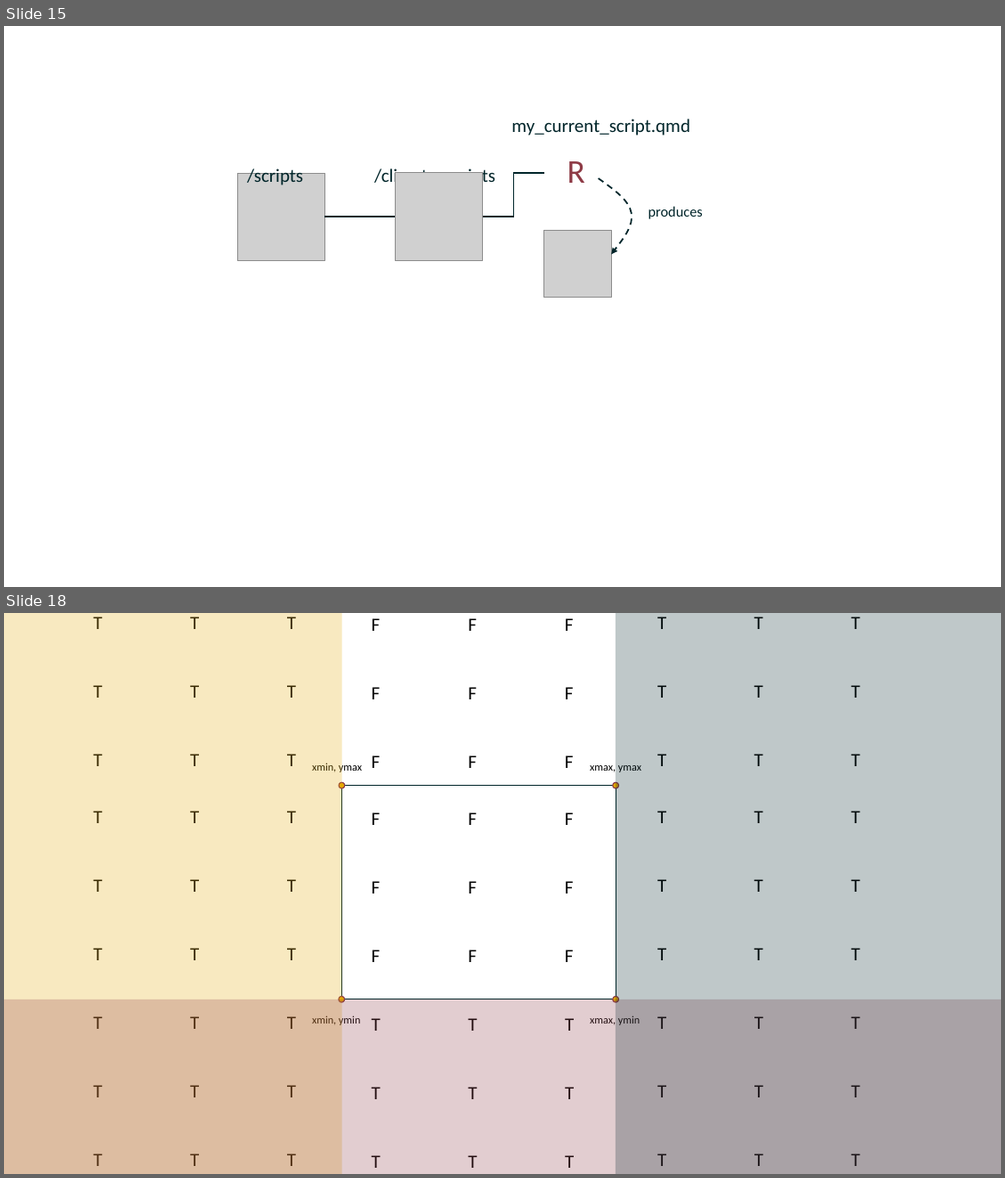
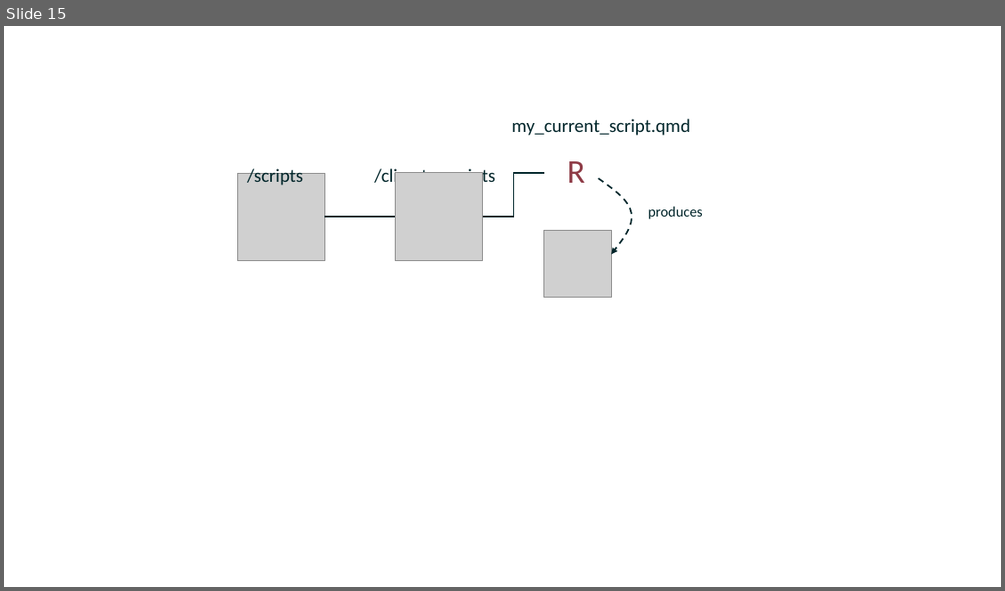
Before and after one commit to add-am/website, a slide deck: images/listing_images.pptx. Shown one above the other, each under a label of ours: slides 15 and 18 before the commit, slide 15 after it; the slides between them are not shown. The pictures are 1005x1178 and 1005x591 pixels, drawn with LibreOffice and Linux fonts; fonts in the diff are those of the drawing; grey boxes stand for pictures. Boxes give left, top, right and bottom in pixels: in the first picture for what was removed or moved away, otherwise in the second. Text is boxed around its words. In the diff, an @@ line names an element or a change of style, - is before the commit and + after.

```diff
--- a/images/listing_images.pptx
+++ b/images/listing_images.pptx
@@ slide 18 removed at [4, 613, 1001, 1174], background #FFFFFF @@
@@ group removed at [4, 613, 1001, 1174]: 85 texts, 4 rectangles, 4 ellipses @@
-xmin, ymax
-xmin, ymin
-xmax, ymin
-xmax, ymax
-F
-F
-F
-F
-F
-F
-F
-F
-F
-F
-F
-F
-F
-F
-F
-F
-F
-F
-T
-T
-T
-T
-T
-T
-T
-T
-T
-T
-T
-T
-T
-T
-T
-T
-T
-T
-T
-T
-T
-T
-T
-T
-T
-T
-T
-T
-T
-T
-T
-T
-T
-T
-T
-T
-T
-T
-T
-T
-T
-T
-T
-T
-T
-T
-T
-T
-T
-T
-T
-T
-T
-T
-T
-T
-T
-T
-T
-T
-T
-T
-T
```
Also in this commit, not shown: 8 slides added, 3 other slides removed, 59 other files.
